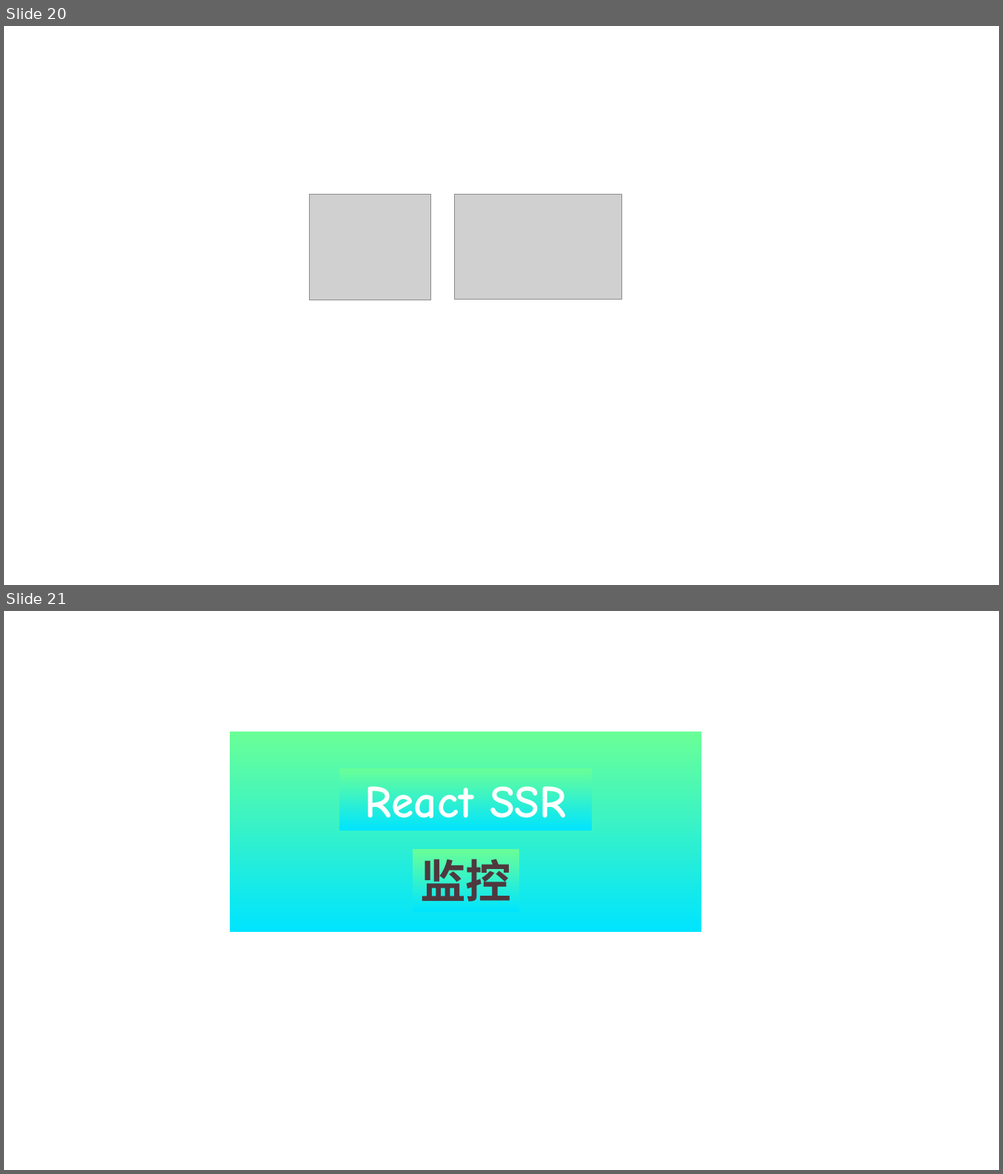
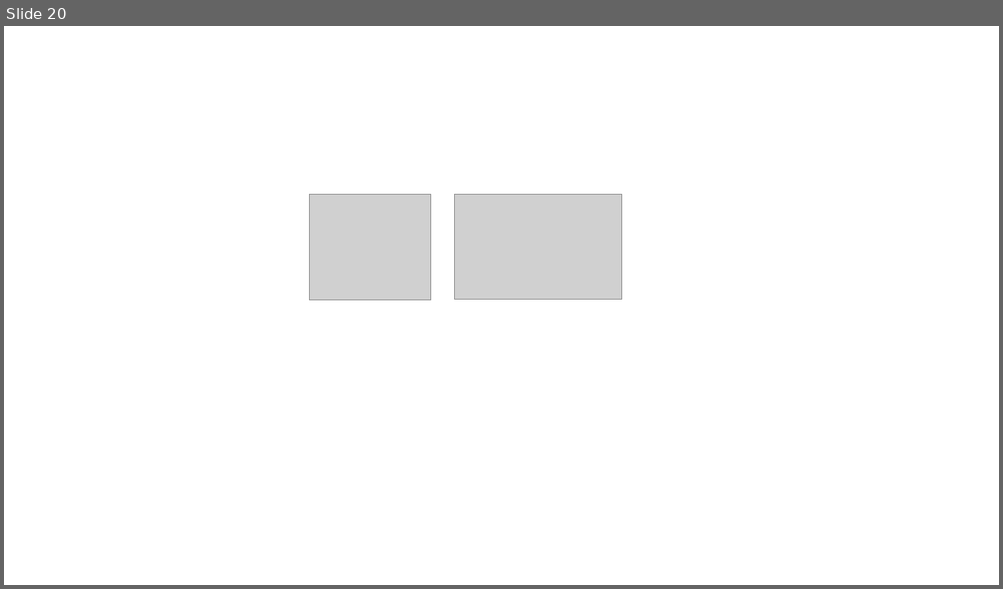
Before and after one commit to ParadeTo/blog, a slide deck: 公众号封面.pptx. Shown one above the other, each under a label of ours: slides 20 and 21 before the commit, slide 20 after it. The pictures are 1003x1174 and 1003x589 pixels, drawn with LibreOffice and Linux fonts; fonts in the diff are those of the drawing; grey boxes stand for pictures; background and template pictures are left out. Boxes give left, top, right and bottom in pixels: in the first picture for what was removed or moved away, otherwise in the second. Text is boxed around its words. In the diff, an @@ line names an element or a change of style, - is before the commit and + after.

```diff
--- a/公众号封面.pptx
+++ b/公众号封面.pptx
@@ slide 21 removed at (4,611,999,1170), background picture (left out) @@
@@ rectangle removed at (229,732,701,933) @@
@@ rectangle removed at (340,769,592,831) @@
-React SSR
@@ rectangle removed at (413,850,519,912) @@
-监控
```
Also in this commit, not shown: 1 slide added, 8 other files.
